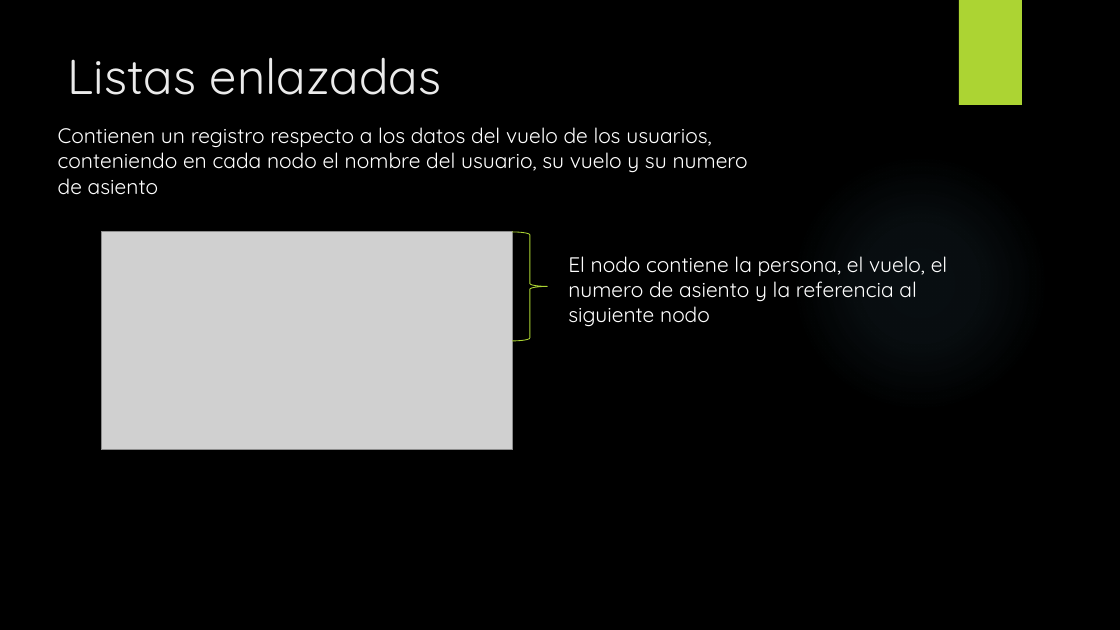
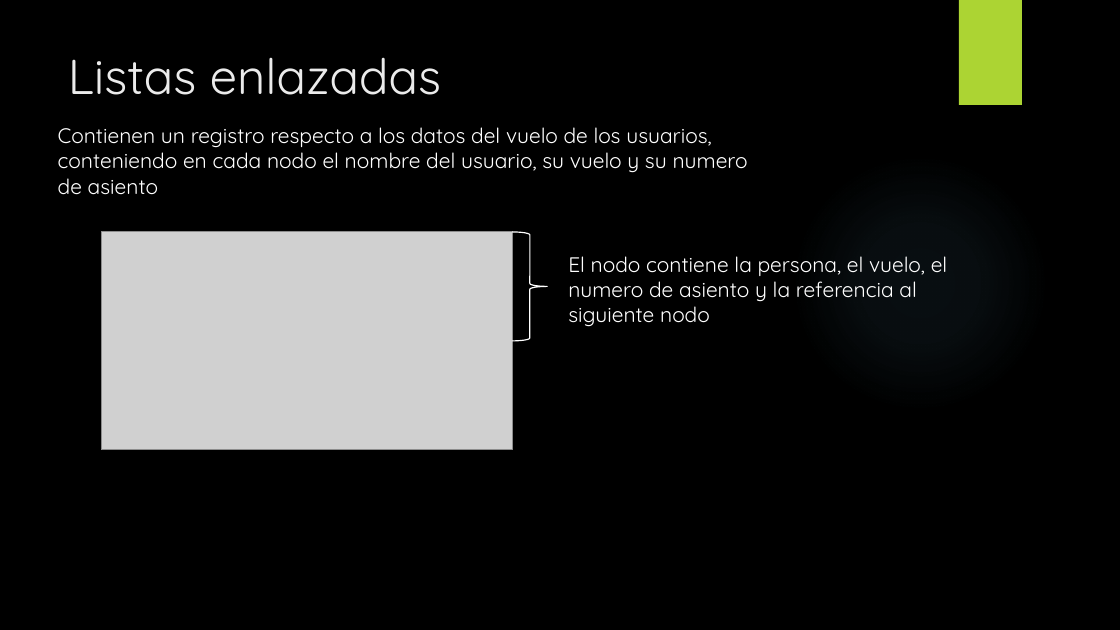
Before and after one commit to Arnold-R-T/Tercer-Corte, a slide deck: slide 6 of Taller Final/Taller Final Aeropuerto, Arnold Edward.pptx. Drawn at 1120x630 pixels with LibreOffice and Linux fonts; fonts in the diff are those of the drawing; grey boxes stand for pictures; background and template pictures are left out. Boxes give left, top, right and bottom in pixels: in the first picture for what was removed or moved away, otherwise in the second. Text is boxed around its words. In the diff, an @@ line names an element or a change of style, - is before the commit and + after.

```diff
--- a/Taller Final/Taller Final Aeropuerto, Arnold Edward.pptx
+++ b/Taller Final/Taller Final Aeropuerto, Arnold Edward.pptx
@@ right brace at [513,232,547,341]: outline #ACD433 0.75 pt to #FFFFFF 1 pt @@
```
Also in this commit, not shown: 5 other slides changed, 2 slides added, 3 slides removed.
